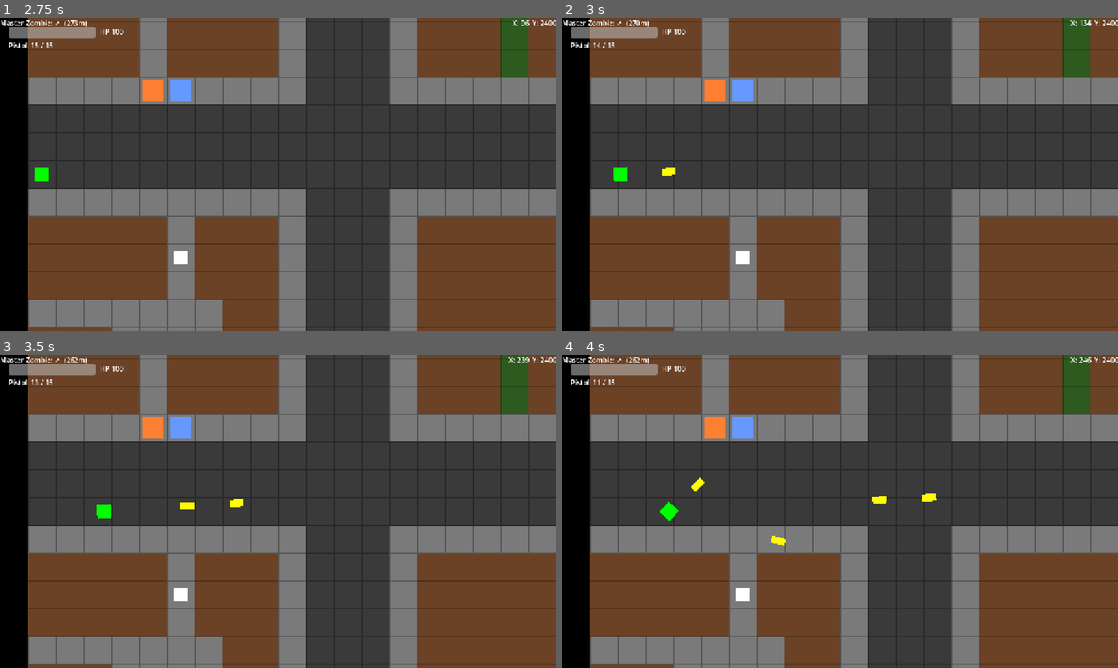
Above: before the commit, frames 1-4 (two rows, left to right).
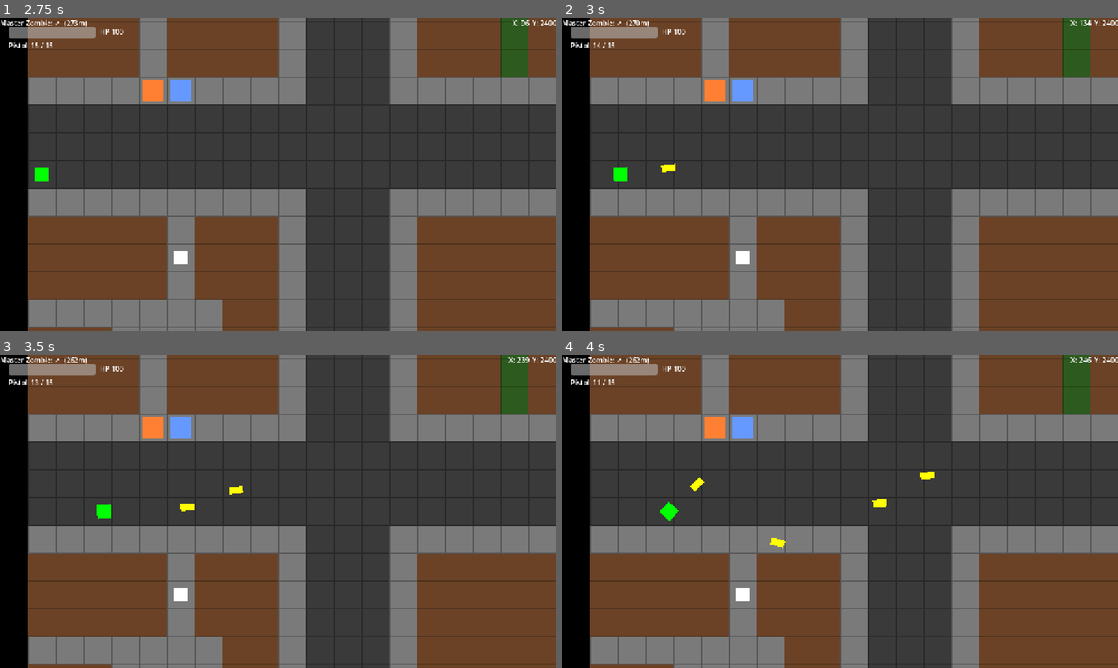
Above: after the commit, the same moments.

Repository: MKBSP/Zombie-game
Game: Godot game, scene res://scenes/ui/main_menu.tscn
The game is run twice, just before and just after one commit, with the same random seed, the same clock (stepped at 60 frames per second) and the same inputs.
Inputs (mouse positions are in pixels of both pictures, inside the frame that each line leads up to):
- Up to frame 1 (2.75 s): click "PLAY" at 0.5 s; click "SINGLE PLAYER" at 1.25 s; click "HUMAN (shooter)" at 2 s
- Up to frame 2 (3 s): tap Enter (ui_accept) at 2.75 s; move the mouse to (962, 158) at 2.77 s; hold D (move_right) from 2.78 s (still down); hold Down (cam_down) from 2.78 s (still down); click (962, 158) at 2.92 s
- Up to frame 3 (3.5 s): keep holding D (move_right); keep holding Down (cam_down); tap Enter (ui_accept) at 3.02 s
- Up to frame 4 (4 s): release D (move_right) at 3.5 s; release Down (cam_down) at 3.5 s; drag from (728, 527) to (739, 426) at 3.52 s

Frame 1 is identical in both runs. In frame 2, less than 0.1% of the frame differs, in the area x 17-21%, y 46-51%; in frame 3, 0.1%; in frame 4, 0.2%, in the area x 23-68%, y 37-62%.

Commit message:
feat(aim): disk-model firing with per-weapon spread + range falloff
Co-Authored-By: Claude Sonnet 4.6 <noreply@anthropic.com>

Diff:
--- a/scenes/npc/npc_human.gd
+++ b/scenes/npc/npc_human.gd
@@ -242,7 +242,9 @@
 	var base_angle: float = (target.global_position - global_position).angle()
 	# Spawn past our own collider so the NPC never shoots itself.
 	var origin: Vector2 = global_position + Vector2.from_angle(base_angle) * MUZZLE_OFFSET
-	Weapons.fire(get_parent(), origin, base_angle, w, NPC_AIM_JITTER)
+	var cursor: Vector2 = target.global_position
+	var radius: float = NPC_AIM_JITTER * origin.distance_to(cursor)
+	Weapons.fire(get_parent(), origin, cursor, radius, w)
 
 	weapon_mag -= 1
 	weapon_total -= 1
--- a/scenes/shooter/shooter.gd
+++ b/scenes/shooter/shooter.gd
@@ -172,7 +172,10 @@
 	var parent: Node = get_tree().current_scene.get_node_or_null("Entities")
 	if parent == null:
 		parent = get_tree().current_scene
-	Weapons.fire(parent, gun_tip.global_position, global_rotation, w, 0.0)
+	var cursor := _net_aim_target
+	var dist := gun_tip.global_position.distance_to(cursor)
+	var radius := w.aim_base * dist   # debuffs/focus added in the next task
+	Weapons.fire(parent, gun_tip.global_position, cursor, radius, w)
 
 	# Auto-reload the moment the mag runs dry.
 	if _current_mag() <= 0:
--- a/scripts/weapons.gd
+++ b/scripts/weapons.gd
@@ -68,23 +68,24 @@
 	return w
 
 
-## Spawn this weapon's pellets from `origin` aimed at `base_angle`, parented under
-## `parent` (the Entities node) so the MultiplayerSpawner replicates them.
-## `jitter` adds a random per-pellet angle offset (NPC aim debuff; pass 0 for the
-## player's crisp aim).
-static func fire(parent: Node, origin: Vector2, base_angle: float, w: WeaponData, jitter: float) -> void:
-	for i in range(w.pellets):
-		var angle := base_angle
-		if w.pellets > 1:
-			# Fan evenly across spread_rad, centered on base_angle.
-			var t := float(i) / float(w.pellets - 1) - 0.5
-			angle += t * w.spread_rad
-		if jitter > 0.0:
-			angle += randf_range(-jitter, jitter)
+## Spawn this weapon's pellets from `origin`, each flying straight toward a
+## uniform-random point inside the aim circle of radius `radius_px` centred on
+## `cursor_pos`. Parented under `parent` (Entities) so the spawner replicates them.
+static func fire(parent: Node, origin: Vector2, cursor_pos: Vector2, radius_px: float, w: WeaponData) -> void:
+	for _i in range(w.pellets):
+		var aim_point := cursor_pos + AimModel.random_in_disk(radius_px)
+		var dir := aim_point - origin
+		if dir.length() < 0.001:
+			dir = Vector2.RIGHT
+		dir = dir.normalized()
 		var bullet := BULLET_SCENE.instantiate()
 		bullet.global_position = origin
-		bullet.rotation = angle
-		bullet.direction = Vector2.from_angle(angle)
+		bullet.rotation = dir.angle()
+		bullet.direction = dir
 		bullet.damage = w.damage
 		bullet.speed = w.bullet_speed
+		bullet.origin = origin
+		bullet.optimal_range_px = w.optimal_range_px
+		bullet.zero_range_px = w.zero_range_px
+		bullet.weapon = w
 		parent.add_child(bullet, true)
